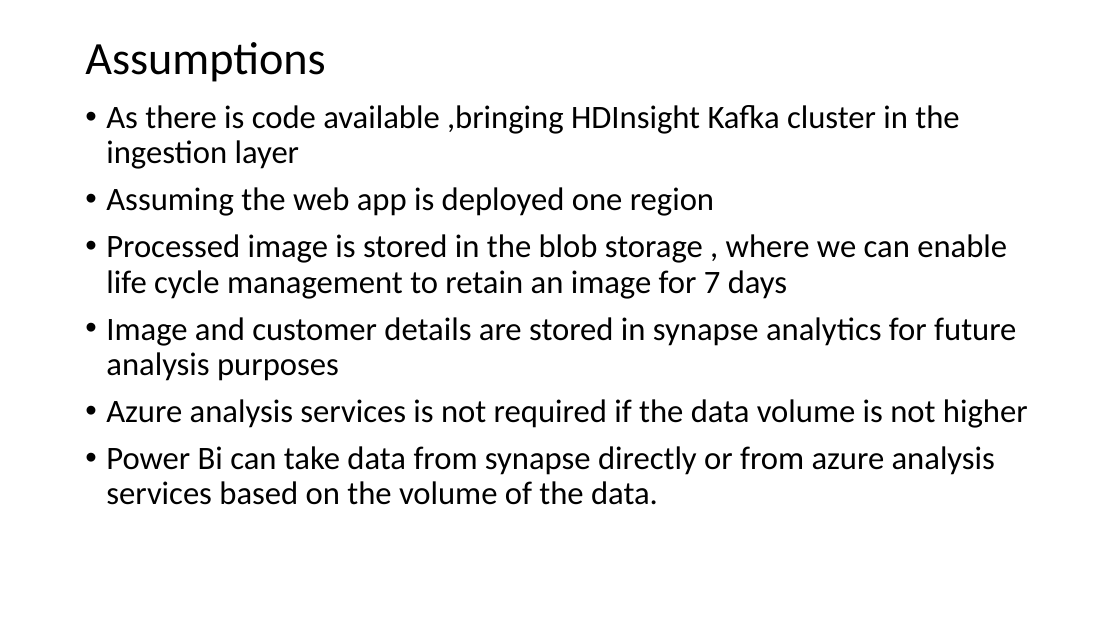
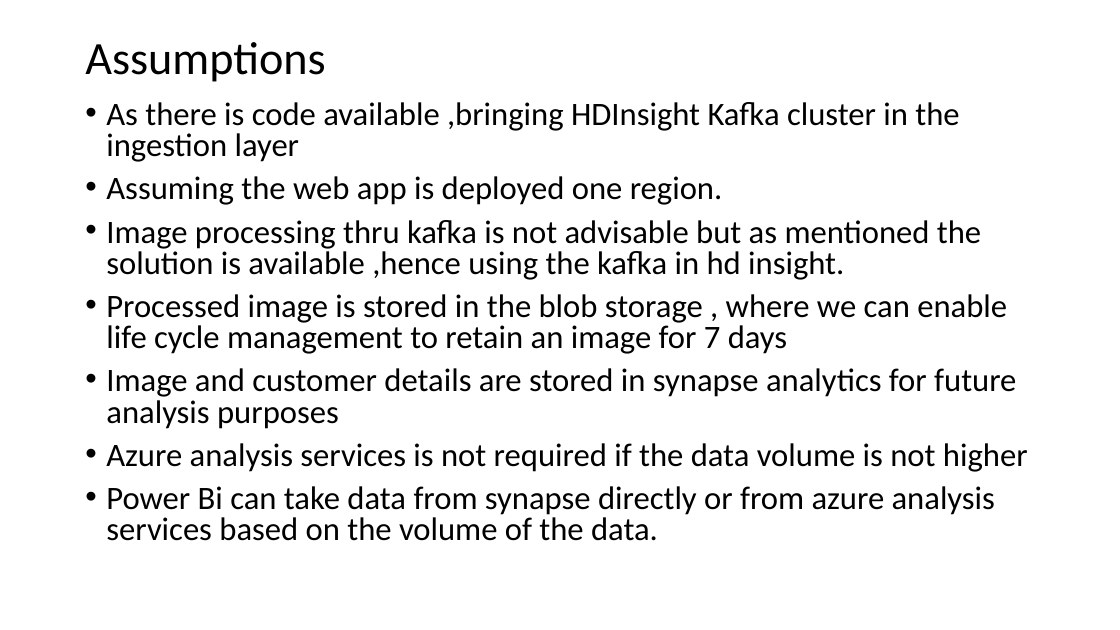
Before and after one commit to Muthukumar-s-Mdu/GovTech, a slide deck: slide 1 of Section 3/Section 3.pptx (slide 2 before the commit). Drawn at 1120x630 pixels with LibreOffice and Linux fonts; fonts in the diff are those of the drawing. Boxes give left, top, right and bottom in pixels: in the first picture for what was removed or moved away, otherwise in the second. Text is boxed around its words. In the diff, an @@ line names an element or a change of style, - is before the commit and + after.

```diff
--- a/Section 3/Section 3.pptx
+++ b/Section 3/Section 3.pptx
@@ text at [106, 102, 1028, 541]: line spacing 0.9 to 0.8 @@
@@ text at [106, 176, 981, 280]: text changed @@
-• Assuming the web app is deployed one region
+• Assuming the web app is deployed one region.
+• Image processing thru kafka is not advisable but as mentioned the solution is available ,hence using the kafka in hd insight.
```
